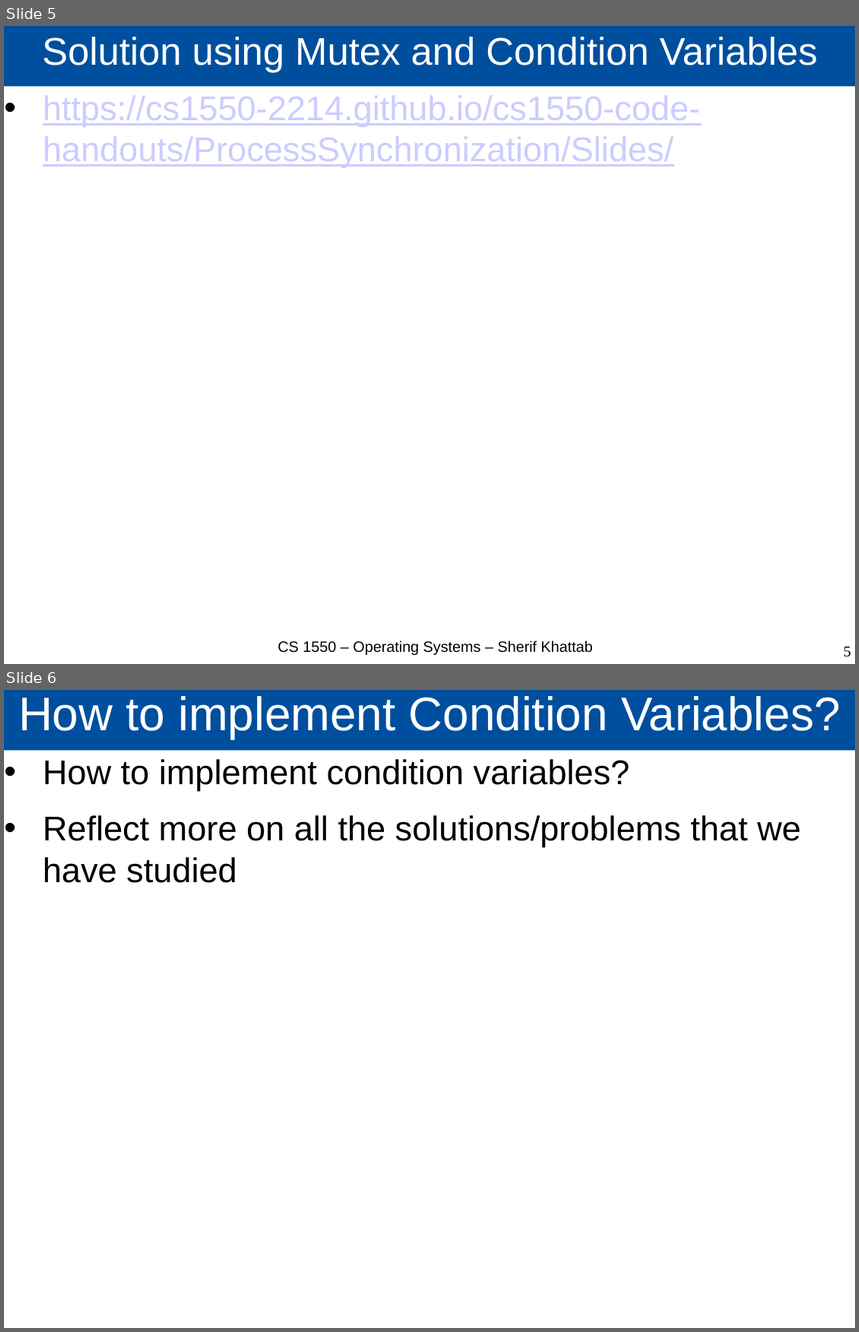
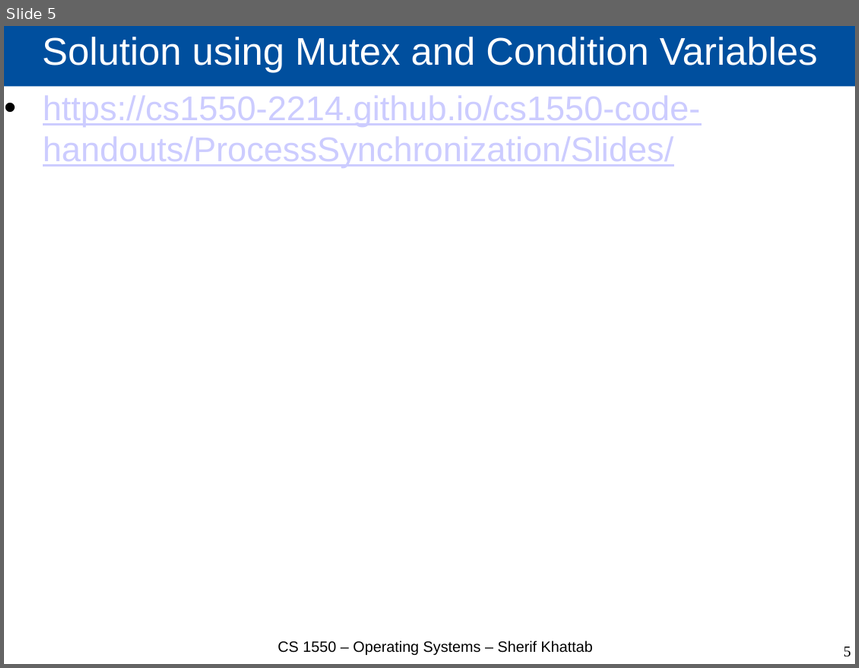
Before and after one commit to cs1550-2244/cs1550-code-handouts, a slide deck: DraftSlides/Lecture12.pptx. Shown one above the other, each under a label of ours: slides 5 and 6 before the commit, slide 5 after it. The pictures are 859x1332 and 859x668 pixels, drawn with LibreOffice and Linux fonts; fonts in the diff are those of the drawing. Boxes give left, top, right and bottom in pixels: in the first picture for what was removed or moved away, otherwise in the second. Text is boxed around its words. In the diff, an @@ line names an element or a change of style, - is before the commit and + after.

```diff
--- a/DraftSlides/Lecture12.pptx
+++ b/DraftSlides/Lecture12.pptx
@@ slide 6 removed at (4, 690, 855, 1328), background #FFFFFF @@
@@ title removed at (4, 690, 855, 751) @@
-How to implement Condition Variables?
@@ text removed at (43, 759, 801, 883) @@
-• How to implement condition variables?
-• Reflect more on all the solutions/problems that we have studied
```
Also in this commit, not shown: 1 slide changed, 47 other slides removed, 3 other files.
